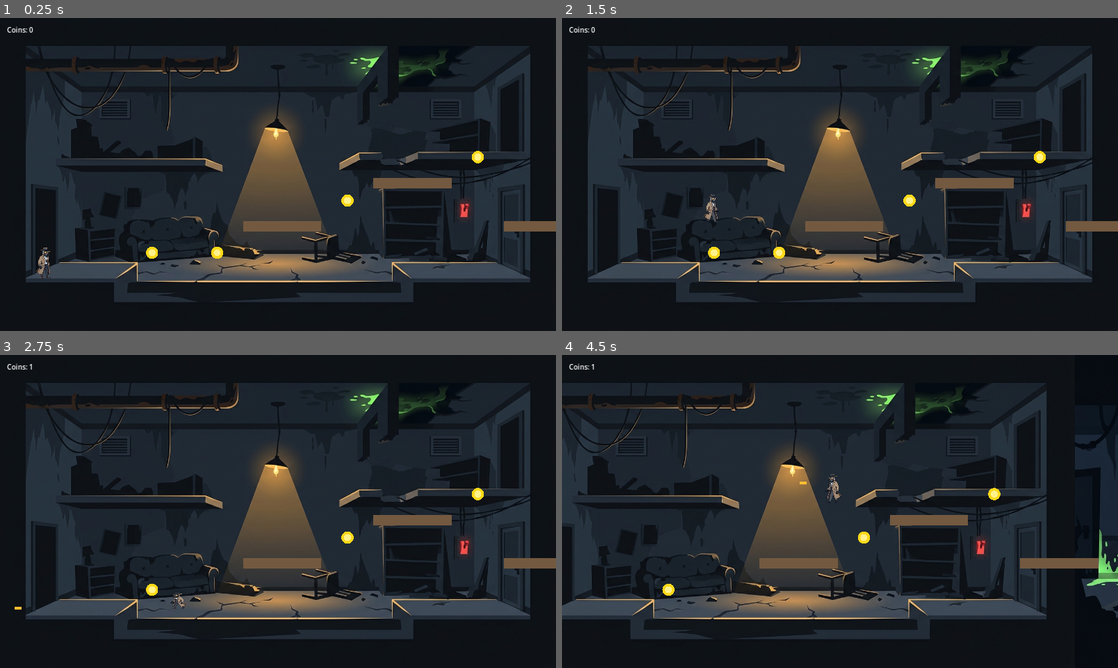
Above: before the commit, frames 1-4 (two rows, left to right).
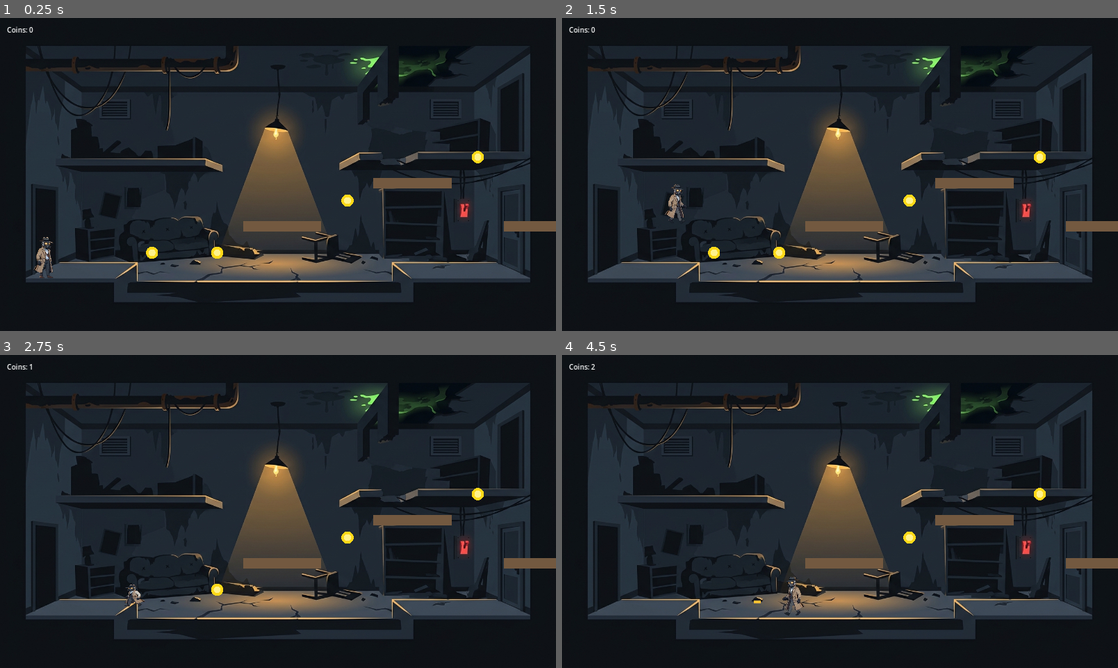
Above: after the commit, the same moments.

Repository: YasinmkDev/last-lantern
Game: Godot game, scene res://scenes/main.tscn
The game is run twice, just before and just after one commit, with the same random seed, the same clock (stepped at 60 frames per second) and the same inputs.
Inputs:
- Up to frame 1 (0.25 s): no input
- Up to frame 2 (1.5 s): tap Enter at 0.5 s; hold S (crouch) 0.53-1.28 s; hold D (move_right) from 0.53 s (still down); tap Space (jump) at 0.77 s; tap S (crouch) at 1.35 s
- Up to frame 3 (2.75 s): tap Space (jump) at 1.52 s; release D (move_right) at 2.03 s; hold A (move_left) from 2.03 s (still down); hold S (crouch) from 2.03 s (still down); tap X (shoot) at 2.1 s
- Up to frame 4 (4.5 s): release A (move_left) at 2.78 s; release S (crouch) at 2.78 s; hold D (move_right) 2.78-4.28 s; tap S (crouch) at 2.85 s; tap Space (jump) at 3.02, 3.77 s; hold S (crouch) 3.53-4.28 s; hold A (move_left) from 4.28 s (still down); tap X (shoot) at 4.35 s

The runs differ from the first frame. In frame 1, 0.2% of the frame differs, in the area x 6-10%, y 70-84%; in frame 2, 0.3%; in frame 3, 0.3%; in frame 4, 31%, in the area x 0-100%, y 2-91%.

Commit message:
Tune hero: slower move (200 px/s), bigger sprite (0.4 scale), walk 8 fps

Diff:
--- a/assets/character/detective_spriteframes.tres
+++ b/assets/character/detective_spriteframes.tres
@@ -35,30 +35,30 @@
 }, {
 "frames": [{
 "duration": 1.0,
-"texture": ExtResource("3_1rosx")
+"texture": ExtResource("3_hw8k2")
 }, {
 "duration": 1.0,
-"texture": ExtResource("4_ccq2w")
+"texture": ExtResource("4_owgfo")
 }, {
 "duration": 1.0,
-"texture": ExtResource("5_hafku")
+"texture": ExtResource("5_h7w0f")
 }, {
 "duration": 1.0,
-"texture": ExtResource("2_ns6ht")
+"texture": ExtResource("2_4d7g2")
 }, {
 "duration": 1.0,
-"texture": ExtResource("6_1feo4")
+"texture": ExtResource("6_kmmqb")
 }, {
 "duration": 1.0,
-"texture": ExtResource("7_0swba")
+"texture": ExtResource("7_exert")
 }, {
 "duration": 1.0,
-"texture": ExtResource("8_eml05")
+"texture": ExtResource("8_r5i67")
 }, {
 "duration": 1.0,
-"texture": ExtResource("9_a5ehy")
+"texture": ExtResource("9_l5y8e")
 }],
 "loop": true,
 "name": &"walk",
-"speed": 10.0
+"speed": 8.0
 }]
--- a/make_spriteframes.gd
+++ b/make_spriteframes.gd
@@ -12,7 +12,7 @@
 	frames.add_frame("idle", load("res://assets/character/detective_idle.png"))
 	frames.add_animation("walk")
 	frames.set_animation_loop("walk", true)
-	frames.set_animation_speed("walk", 10.0)
+	frames.set_animation_speed("walk", 8.0)
 	for i in range(1, 9):
 		frames.add_frame("walk", load("res://assets/character/detective_walk%d.png" % i))
 	frames.add_animation("jump")
--- a/scenes/player.tscn
+++ b/scenes/player.tscn
@@ -22,7 +22,7 @@
 shape = SubResource("RectangleShape2D_crouch")
 
 [node name="Visual" type="AnimatedSprite2D" parent="."]
-position = Vector2(0, -36)
-scale = Vector2(0.3, 0.3)
+position = Vector2(0, -48)
+scale = Vector2(0.4, 0.4)
 sprite_frames = ExtResource("2")
 animation = &"idle"
--- a/scripts/player.gd
+++ b/scripts/player.gd
@@ -5,13 +5,13 @@
 ## Controls: move_left/move_right (A/D, arrows), jump (Space),
 ## crouch (S, Down), shoot (X). Touch controls will drive the same actions.
 
-const SPEED = 300.0
-const CROUCH_SPEED = 140.0
+const SPEED = 200.0
+const CROUCH_SPEED = 90.0
 const JUMP_VELOCITY = -520.0
 const COYOTE_TIME = 0.1
 const JUMP_BUFFER = 0.1
 const SHOOT_COOLDOWN = 0.25
-const VISUAL_SCALE = 0.3
+const VISUAL_SCALE = 0.4
 
 var coyote_timer = 0.0
 var jump_buffer_timer = 0.0
--- a/test_player.gd
+++ b/test_player.gd
@@ -9,6 +9,7 @@
 var frame := 0
 var phase := 0
 var start_x := 0.0
+var peak_x := 0.0
 var results := []
 
 func _initialize() -> void:
@@ -33,7 +34,9 @@
 		1: # move right 60 frames
 			if frame > 70:
 				Input.action_release("move_right")
-				_check("move_right increases x", player.global_position.x > start_x + 100)
+				_check("move_right speed", abs(player.velocity.x - 200.0) < 1.0)
+				_check("move_right increases x", player.global_position.x > start_x + 30)
+				peak_x = player.global_position.x
 				_check("facing right", player.facing == 1)
 				_check("walk animation while moving", str(player.get_node("Visual").animation) == "walk")
 				Input.action_press("move_left")
@@ -41,7 +44,8 @@
 		2: # move left 60 frames
 			if frame > 130:
 				Input.action_release("move_left")
-				_check("move_left decreases x", player.global_position.x < start_x + 100)
+				_check("move_left speed", abs(player.velocity.x + 200.0) < 1.0)
+				_check("move_left decreases x", player.global_position.x < peak_x)
 				_check("facing left", player.facing == -1)
 				phase = 3
 		3: # wait for landing, then stand still a few frames
@@ -82,8 +86,8 @@
 				_check("crouch flag", player.crouching)
 				_check("stand shape disabled while crouched", player.get_node("StandShape").disabled)
 				_check("crouch shape enabled while crouched", not player.get_node("CrouchShape").disabled)
-				# squash 0.5625 x base visual scale 0.3
-				_check("visual squashed", abs(player.get_node("Visual").scale.y - 0.16875) < 0.01)
+				# squash 0.5625 x base visual scale 0.4
+				_check("visual squashed", abs(player.get_node("Visual").scale.y - 0.225) < 0.01)
 				Input.action_release("crouch")
 				phase = 8
 				frame = 0
Not shown: 3 places in assets/character/detective_spriteframes.tres that only renumber resources
